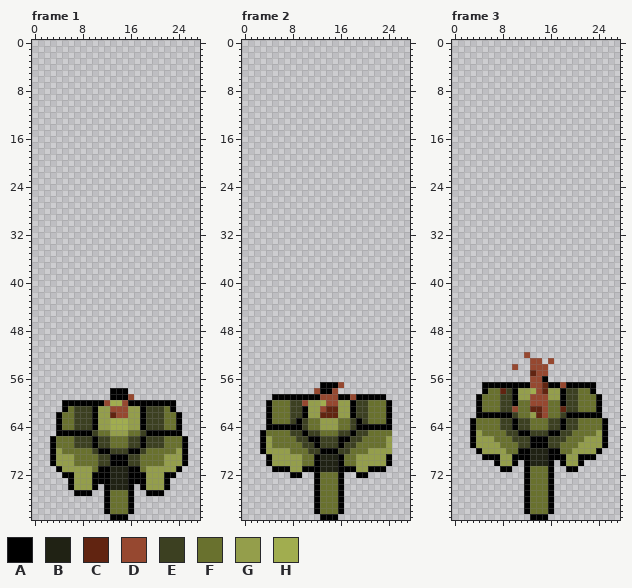
Pixel-art file: Game Arts/Ase Files/plant_BIG_Squirt.ase. This is how it looked before the edit.
28x80 pixels, 24 frames. Shown: frame 1, frame 2, frame 3. The commit also changed other frames, which this record leaves out.
Visible layers, top first: "Layer 2", "Layer 1".
Palette (. is transparent): A #000000  B #202214  C #612411  D #964830  E #3c4021  F #69712e  G #949e4b  H #a1ad4f
Pixels before, frame 1, first column x 3:
58 ..........AAA..........
59 ..........AAAD.........
60 ..AAAAAAADHHDAAAAAAAA..
61 ..AFEEEAGGDDDGGAEEEFA..
62 .AFFEEEAGGCDDGGAEEEFFA.
63 .AFFEEEAGGHHHGGAEEEFFA.
64 .AFFEEEAGGHHHGGAEEEFFA.
65 .AAAAAAEFFGGGFFEAAAAAA.
66 AFFFEEEAEEFFFEEAEEEFFFA
67 AFFFEEEAEEFFFEEAEEEFFFA
68 AGFFFFFEAAEEEAAEFFFFFGA
69 AGGGFFFFEEAAAEEFFFFGGGA
70 AGGGFFFFEEAAAEEFFFFGGGA
71 .AGGGGGFAABBBAAFGGGGGA.
72 ..AAGGGAAABBBAAAGGGAA..
73 ...AGGGAAABBBAAAGGGA...
74 ...AGGGA.ABBBA.AGGGA...
75 ....AAA..AFFFA..AAA....
76 .........AFFFA.........
77 .........AFFFA.........
78 .........AFFFA.........
79 ..........AAA..........
Pixels before, frame 2, first column x 3:
57 ..........AAAD........
58 .........DAAD.........
59 ..AAAAAAAADDDAADAAAAA.
60 .AFFFEEDGGHDDGGAEEFFFA
61 .AFFFEEAGGDCCGGAEEFFFA
62 .AFFFEEAGGCCCGGAEEFFFA
63 .AFFFEAEFFGGGFFEAEFFFA
64 .AAAAAAEFFGGGFFEAAAAAA
65 AFFFFEEAEEFFFEEAEEFFFF
66 AGFFFFEEAAEEEAAEEFFFFG
67 AGFFFFFEEAEEEAEEFFFFFG
68 AGGGGFFFEEAAAEEFFFGGGG
69 .AGGGGGFFABBBAFFGGGGGA
70 .AGGGGGFFABBBAFFGGGGGA
71 ..AAAGGAAABBBAAAGGAAA.
72 .....AA..AFFFA..AA....
73 .........AFFFA........
74 .........AFFFA........
75 .........AFFFA........
76 .........AFFFA........
77 .........AFFFA........
78 .........AFFFA........
79 ..........AAA.........
Pixels before, frame 3, first column x 3:
52 .........D.............
53 ..........DD.D.........
54 .......D..DDD..........
55 ..........CDD..........
56 ..........DDA..........
57 ..AAAAAAAADDCAADAAAAA..
58 ..AFFCEAGGHDCGGAEEFFA..
59 .AFFFEEAGGDDDGGAEEFFFA.
60 .AFFFEEAFFDDDFFAEEFFFA.
61 .AFFFEEDFFCCDFFCEEFFFA.
62 .AAAAAAEFFGCDFFEAAAAAA.
63 AFFFFEEAEEFFFEEAEEFFFFA
64 AFFFFEEAEEFFFEEAEEFFFFA
65 AGFFFFEEAAEEEAAEEFFFFGA
66 AGGGFFFEEEAAAEEEFFFGGGA
67 AGGGGFFFEEAAAEEFFFGGGGA
68 .AGGGGFFAABBBAAFFGGGGA.
69 ..AAAGGAAABBBAAAGGAAA..
70 ....AGGA.ABBBA.AGGA....
71 .....AA..AFFFA..AA.....
72 .........AFFFA.........
73 .........AFFFA.........
74 .........AFFFA.........
75 .........AFFFA.........
76 .........AFFFA.........
77 .........AFFFA.........
78 .........AFFFA.........
79 ..........AAA..........
The same view after the edit:
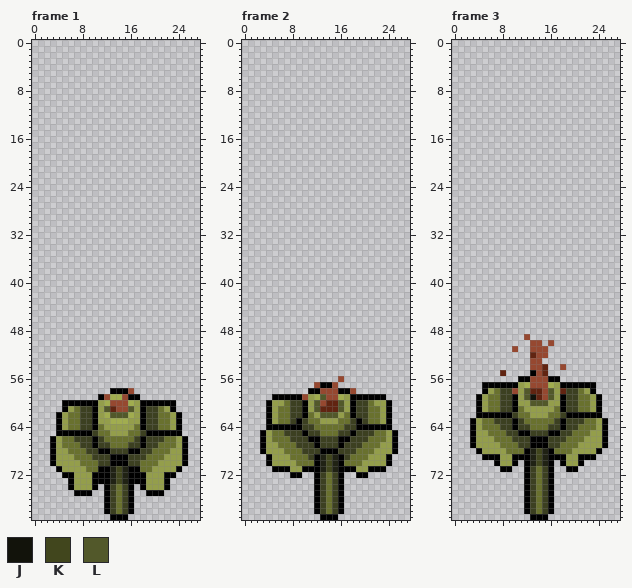
Colours new in this view: J #12130b  K #41461d  L #52582a
Edits made:
Frame 1, layers "Layer 2", "Layer 1":
y 58: x 16 . -> D
y 59: x 11..17 ..AAAD. -> ADHHDAA
y 60: x 11..14 ADHH -> GHDD; x 16..17 AA -> HG
y 61: x 6..7 FE -> GF; x 12..13 GD -> LC; x 16 G -> L; x 21..22 EF -> FG
y 62: x 5 F -> G; x 7 E -> F; x 12..16 GCDDG -> HLLLH; x 21 E -> F; x 23 F -> G
y 63: x 5 F -> G; x 7 E -> F; x 21 E -> F; x 23 F -> G
y 64: x 5 F -> G; x 7 E -> F; x 11 G -> F; x 13..15 HHH -> GGG; x 17 G -> F; x 21 E -> F; x 23 F -> G
y 66: x 4 F -> G; x 12 E -> F; x 16 E -> F; x 24 F -> G
y 67: x 4 F -> G; x 7 E -> F; x 21 E -> F; x 24 F -> G
y 68: x 5 F -> G; x 9 F -> E; x 19 F -> E; x 23 F -> G
y 69: x 10 F -> E; x 18 F -> E
y 70: x 7 F -> G; x 21 F -> G
y 71: x 9 G -> F; x 14 B -> K; x 19 G -> F
y 72..73: x 14 B -> K
y 74: x 13..15 BBB -> EFE
y 75..78: x 13 F -> E; x 15 F -> E
Frame 2, layers "Layer 2", "Layer 1":
y 56: x 16 . -> D
y 57: x 12 . -> D; x 15..16 AD -> D.
y 58: x 11..14 .DAA -> AADD; x 16..18 ... -> AAD
y 59: x 10..13 AAAD -> DGHL; x 16..18 AAD -> HGA
y 60: x 5..6 FF -> GG; x 10 D -> A; x 12..16 GHDDG -> LDCCL; x 22..23 FF -> GG
y 61: x 5 F -> G; x 12..13 GD -> LC; x 16 G -> L; x 23 F -> G
y 62: x 5 F -> G; x 11 G -> F; x 13..15 CCC -> LLL; x 17 G -> F; x 23 F -> G
y 63: x 5 F -> G; x 23 F -> G
y 64: x 11 F -> E; x 13..15 GGG -> FFF; x 17 F -> E
y 65: x 4 F -> G; x 7 F -> E; x 21 F -> E; x 24..25 F. -> GA
y 66: x 8 F -> E; x 20 F -> E; x 25 . -> A
y 67: x 5 F -> G; x 9 F -> E; x 19 F -> E; x 23 F -> G; x 25 . -> A
y 68: x 7 G -> F; x 10 F -> E; x 18 F -> E; x 21 G -> F; x 25 . -> A
y 69: x 8..9 GG -> FF; x 11 F -> E; x 14 B -> K; x 17 F -> E; x 19..20 GG -> FF
y 70: x 9 G -> F; x 14 B -> K; x 19 G -> F
y 71: x 14 B -> K
y 72..78: x 13 F -> E; x 15 F -> E
Frame 3, layers "Layer 2", "Layer 1":
y 49: x 12 . -> D
y 50: x 13..14 .. -> DD; x 16 . -> D
y 51: x 10 . -> D; x 13..15 ... -> DDD
y 52: x 12..15 D... -> .CDD
y 53: x 16 D -> .
y 54: x 10 D -> .; x 15 D -> C; x 18 . -> D
y 55: x 8 . -> C; x 13 C -> A; x 15 D -> C
y 56: x 11..12 .. -> AA; x 15..17 A.. -> DAA
y 57: x 11..12 AA -> GH; x 15..18 CAAD -> DHGA
y 58: x 6 F -> G; x 8 C -> E; x 10 A -> D; x 12..16 GHDCG -> LCCDL; x 18 A -> C; x 22 F -> G
y 59: x 5 F -> G; x 12..14 GDD -> LJC; x 16 G -> L; x 23 F -> G
y 60: x 5 F -> G; x 11..17 FFDDDFF -> GGLLLGG; x 23 F -> G
y 61: x 5 F -> G; x 10 D -> A; x 12..16 FCCDF -> GGGGG; x 18 C -> A; x 23 F -> G
y 62: x 14..15 CD -> GG
y 63: x 4 F -> G; x 7 F -> E; x 12 E -> F; x 16 E -> F; x 21 F -> E; x 24 F -> G
y 64: x 4 F -> G; x 24 F -> G
y 65: x 5 F -> G; x 23 F -> G
y 68: x 11 A -> F; x 14 B -> K; x 17 A -> F
y 69..70: x 14 B -> K
y 71..78: x 13 F -> E; x 15 F -> E
Changed places in both pictures, as pixel boxes (x1, y1, x2, y2):
changed: (56, 388, 182, 514)
changed: (266, 376, 398, 514)
changed: (476, 334, 602, 514)
